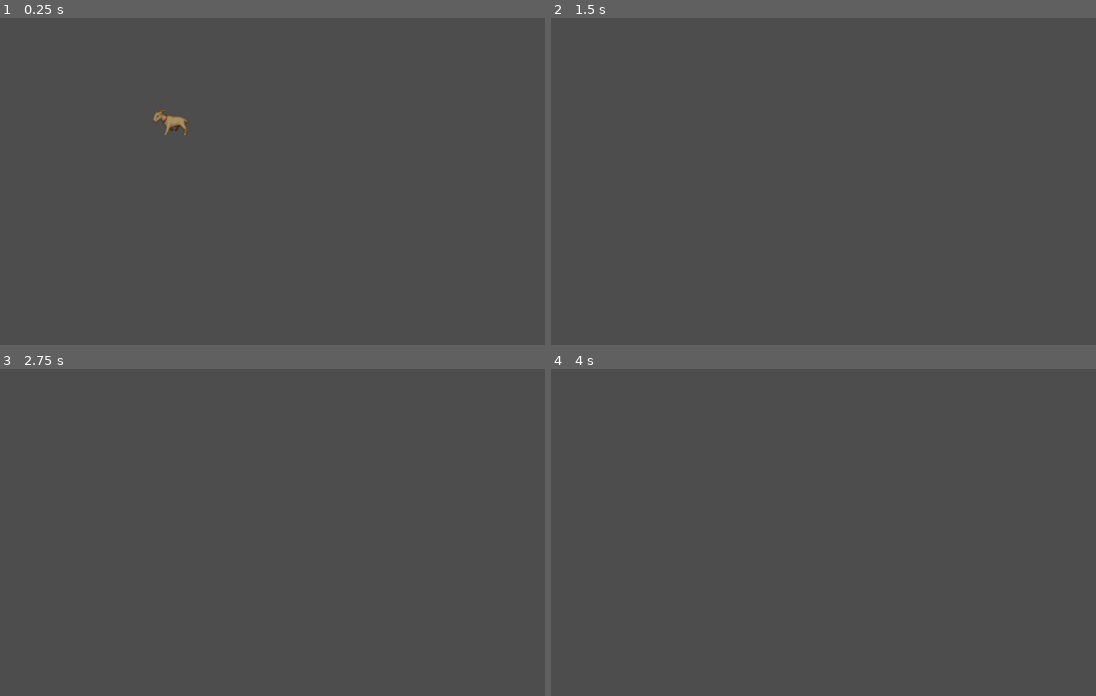
Above: before the commit, frames 1-4 (two rows, left to right).
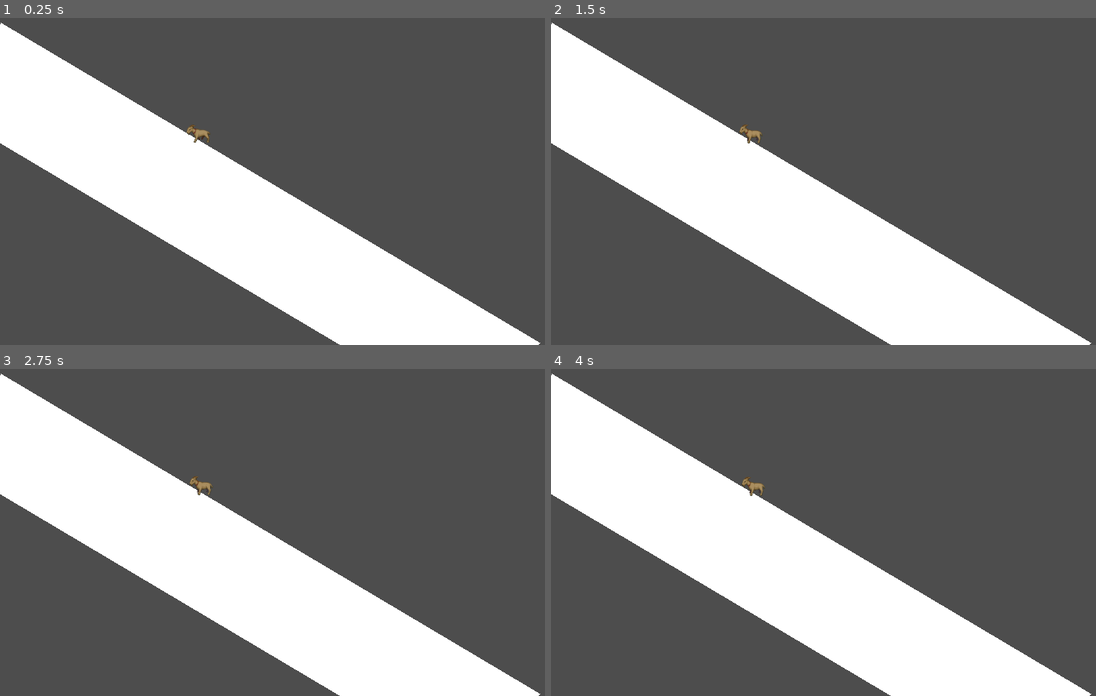
Above: after the commit, the same moments.

Repository: beyarkay/goat-game
Game: Godot game, scene res://levels/debug_level.tscn
Two runs of this game, one before a commit and one after it. Both use one fixed random seed, a clock stepped at 60 frames per second and the inputs below. Before the commit the project starts from res://scenes/goat.tscn.
Inputs:
- Up to frame 1 (0.25 s): no input
- Up to frame 2 (1.5 s): tap Enter at 0.5 s; tap Space at 1.25 s
- Up to frame 3 (2.75 s): tap Enter at 2 s
- Up to frame 4 (4 s): tap Space at 2.75 s; tap Enter at 3.5 s

The runs differ from the first frame. In frame 1, 30% of the frame differs, in the area x 0-100%, y 1-100%; in frame 2, 30%; in frame 3, 30%; in frame 4, 30%.

Commit message:
🐐 Rework goat to use RigidBody2D.

Diff:
--- a/levels/debug_level.tscn
+++ b/levels/debug_level.tscn
@@ -1,24 +1,17 @@
-[gd_scene load_steps=5 format=3 uid="uid://50yyteppwyus"]
+[gd_scene load_steps=6 format=3 uid="uid://7bx78t0blvcr"]
 
 [ext_resource type="Texture2D" uid="uid://bgkvuia5h1kkl" path="res://assets/background_art/background.png" id="1_ok0je"]
-[ext_resource type="Script" path="res://utility_scripts/quit_on_esc.gd" id="1_oncvh"]
 [ext_resource type="PackedScene" uid="uid://bgfo3l08bifum" path="res://scenes/goat.tscn" id="2_7yjoa"]
-[ext_resource type="Script" path="res://utility_scripts/add_poly_mesh.gd" id="2_m0bcc"]
+
+[sub_resource type="PhysicsMaterial" id="PhysicsMaterial_xdf5i"]
+friction = 0.5
+
+[sub_resource type="RectangleShape2D" id="RectangleShape2D_m8xlw"]
+size = Vector2(1159.4, 190.5)
+
+[sub_resource type="QuadMesh" id="QuadMesh_m7efa"]
 
 [node name="root" type="Node"]
-script = ExtResource("1_oncvh")
-
-[node name="decorations" type="Node" parent="."]
-
-[node name="Background" type="Sprite2D" parent="decorations"]
-position = Vector2(602, 316.75)
-scale = Vector2(0.36243, 0.308565)
-texture = ExtResource("1_ok0je")
-
-[node name="ColorRect" type="ColorRect" parent="decorations"]
-offset_right = 1152.0
-offset_bottom = 648.0
-color = Color(0.309804, 0.309804, 0.309804, 0.87451)
 
 [node name="player1_start_position" type="Marker2D" parent="."]
 
@@ -26,25 +19,27 @@
 
 [node name="platforms" type="Node" parent="."]
 
-[node name="StaticBody2D3" type="StaticBody2D" parent="platforms" groups=["ground"]]
-position = Vector2(56, 8)
-scale = Vector2(0.989878, 1)
+[node name="StaticBody2D" type="StaticBody2D" parent="platforms" groups=["ground"]]
+position = Vector2(448, 436)
+rotation = 0.535816
+physics_material_override = SubResource("PhysicsMaterial_xdf5i")
 metadata/_edit_group_ = true
 
-[node name="CollisionPolygon2D" type="CollisionPolygon2D" parent="platforms/StaticBody2D3" groups=["ground"]]
-polygon = PackedVector2Array(24.2454, 8, 16.1636, 32, 56.5726, 32, 88.8998, 128, 80.818, 200, 96.9816, 216, 145.472, 224, 145.472, 256, 72.7362, 368, 56.5726, 424, 72.7362, 432, 80.818, 432, 80.818, 448, 64.6544, 472, 0, 496, -16.1636, 552, 48.4908, 584, 145.472, 584, 129.309, 640, -56.5726, 640, -56.5726, -8, 32.3272, -8)
-script = ExtResource("2_m0bcc")
+[node name="CollisionShape2D" type="CollisionShape2D" parent="platforms/StaticBody2D"]
+shape = SubResource("RectangleShape2D_m8xlw")
 
-[node name="StaticBody2D" type="StaticBody2D" parent="platforms" groups=["ground"]]
-metadata/_edit_group_ = true
+[node name="MeshInstance2D" type="MeshInstance2D" parent="platforms/StaticBody2D/CollisionShape2D"]
+position = Vector2(-1.79864, -3.24998)
+scale = Vector2(1151, 191)
+mesh = SubResource("QuadMesh_m7efa")
 
-[node name="CollisionPolygon2D" type="CollisionPolygon2D" parent="platforms/StaticBody2D"]
-polygon = PackedVector2Array(400, 88, 384, 112, 400, 160, 424, 184, 432, 312, 424, 376, 400, 384, 312, 376, 288, 392, 280, 424, 256, 480, 288, 528, 312, 584, 304, 648, 800, 648, 816, 480, 904, 400, 896, 352, 824, 344, 800, 296, 808, 248, 760, 208, 704, 184, 648, 264, 584, 232, 552, 144, 480, 112, 488, 80, 464, 56, 424, 56, 432, 80, 416, 88)
-script = ExtResource("2_m0bcc")
+[node name="decorations" type="Node" parent="."]
 
-[node name="CharacterBody2D2" parent="." instance=ExtResource("2_7yjoa")]
-position = Vector2(872, 264)
-scale = Vector2(2.25, 2.25)
-player = 1
+[node name="Background" type="Sprite2D" parent="."]
+visible = false
+position = Vector2(1241, 689)
+scale = Vector2(0.767275, 0.653241)
+texture = ExtResource("1_ok0je")
 
 [node name="CharacterBody2D" parent="." instance=ExtResource("2_7yjoa")]
+position = Vector2(363, 197)
--- a/project.godot
+++ b/project.godot
@@ -11,7 +11,7 @@
 [application]
 
 config/name="goat-game"
-run/main_scene="res://scenes/goat.tscn"
+run/main_scene="res://levels/debug_level.tscn"
 config/features=PackedStringArray("4.1", "Forward Plus")
 config/icon="res://icon.svg"
 
@@ -61,3 +61,7 @@
 "events": [Object(InputEventKey,"resource_local_to_scene":false,"resource_name":"","device":-1,"window_id":0,"alt_press …(182 unchanged characters)…
 ]
 }
+
+[physics]
+
+2d/default_gravity=1500.0
--- a/scenes/goat.gd
+++ b/scenes/goat.gd
@@ -1,33 +1,54 @@
 class_name Goat
-extends CharacterBody2D
+extends RigidBody2D
 
+# exported parameters
 @export var player: int = 2
+@export_range(0, 1) var jump_lean: float = 0.8 # increase to make jumps less vertical & more perpendicular to floor
+@export var jump_vel: float = -750.0
+@export var run_acc: float = 30.0
+@export var max_hor_vel: float = 700.0
 
-const MAX_SPEED: float = 300.0
-const ACCELERATION: float = 30.0
-const JUMP_VELOCITY: float = -400.0
+# constants
+const MIN_ANIMATED_RUN_SPEED: float = 2.0 # speed below which we do not animate
+
+# child nodes
+@onready var sprite: AnimatedSprite2D = $sprite as AnimatedSprite2D
+@onready var floor_test: ShapeCast2D = $floor_test as ShapeCast2D
 
 # get gravity from project settings to sync with RigidBody nodes
 var gravity: int = ProjectSettings.get_setting("physics/2d/default_gravity")
 
+func find_ground():
+	# scan down to find first colliding object in "ground" group;
+	# return whether ground is found & normal vector
+	for index in range(floor_test.get_collision_count()):
+		if floor_test.get_collider(index).is_in_group("ground"):
+			return [true, floor_test.collision_result[index].normal]
+	return [false, Vector2(0, -1)]
+
 func _physics_process(delta: float) -> void:
-	if not is_on_floor():
-		velocity.y += gravity * delta
+	var ground = find_ground()
 
-	if Input.is_action_just_pressed("p%d_up" % player) and is_on_floor():
-		velocity.y = JUMP_VELOCITY
+	if not ground[0]:
+		linear_velocity.y += gravity * delta
+
+	if Input.is_action_just_pressed("p%d_up" % player) and ground[0]:
+		linear_velocity -= jump_vel * (jump_lean * ground[1] + (1 - jump_lean) * Vector2(0, -1))
 
 	var direction: float = Input.get_axis("p%d_left" % player, "p%d_right" % player)
+	var along_floor = ground[1].rotated(90)
 	if direction:
-		velocity.x = move_toward(velocity.x, direction * MAX_SPEED, ACCELERATION)
+		linear_velocity += direction * run_acc * along_floor
+		if abs(linear_velocity.x) > max_hor_vel:
+			linear_velocity.x = sign(linear_velocity.x) * max_hor_vel
 	else:
-		velocity.x = move_toward(velocity.x, 0, ACCELERATION)
-
-	move_and_slide()
+		linear_velocity.x = move_toward(linear_velocity.x, 0, run_acc)
 
 func _process(delta: float) -> void:
-	if velocity.x != 0: $AnimatedSprite2D.flip_h = velocity.x > 0
-	if velocity.length() > 0:
-		$AnimatedSprite2D.play()
+	# animate sprite based on current movement direction
+	var direction: float = Input.get_axis("p%d_left" % player, "p%d_right" % player)
+	if direction != 0: sprite.flip_h = direction > 0
+	if linear_velocity.length() > MIN_ANIMATED_RUN_SPEED:
+		sprite.play()
 	else:
-		$AnimatedSprite2D.stop()
+		sprite.stop()
--- a/scenes/goat.tscn
+++ b/scenes/goat.tscn
@@ -1,7 +1,9 @@
-[gd_scene load_steps=13 format=3 uid="uid://bgfo3l08bifum"]
+[gd_scene load_steps=15 format=3 uid="uid://bgfo3l08bifum"]
 
 [ext_resource type="Script" path="res://scenes/goat.gd" id="1_2in7i"]
 [ext_resource type="Texture2D" uid="uid://biqulgswk2j64" path="res://assets/goat.png" id="1_vnefr"]
+
+[sub_resource type="PhysicsMaterial" id="PhysicsMaterial_kj733"]
 
 [sub_resource type="CapsuleShape2D" id="CapsuleShape2D_01sup"]
 radius = 12.0
@@ -76,18 +78,28 @@
 "speed": 5.0
 }]
 
-[node name="CharacterBody2D" type="CharacterBody2D"]
+[sub_resource type="SegmentShape2D" id="SegmentShape2D_er8hu"]
+a = Vector2(-17, 0)
+b = Vector2(17, 0)
+
+[node name="goat" type="RigidBody2D"]
 position = Vector2(315, 206)
-scale = Vector2(1.5, 1.5)
-floor_max_angle = 1.74533
+physics_material_override = SubResource("PhysicsMaterial_kj733")
+lock_rotation = true
 script = ExtResource("1_2in7i")
 metadata/_edit_group_ = true
 
-[node name="CollisionShape2D" type="CollisionShape2D" parent="."]
+[node name="collider" type="CollisionShape2D" parent="."]
 rotation = 1.5708
 shape = SubResource("CapsuleShape2D_01sup")
 
-[node name="AnimatedSprite2D" type="AnimatedSprite2D" parent="."]
+[node name="sprite" type="AnimatedSprite2D" parent="."]
 position = Vector2(1, -3)
 sprite_frames = SubResource("SpriteFrames_vfikg")
 animation = &"walk_left"
+
+[node name="floor_test" type="ShapeCast2D" parent="."]
+shape = SubResource("SegmentShape2D_er8hu")
+target_position = Vector2(0, 19)
+
+[node name="input_buffer_timeout" type="Timer" parent="."]
Not shown, added: assets/goat/spritesheets/idle.png.import
Not shown, added: assets/goat/spritesheets/running.png.import
